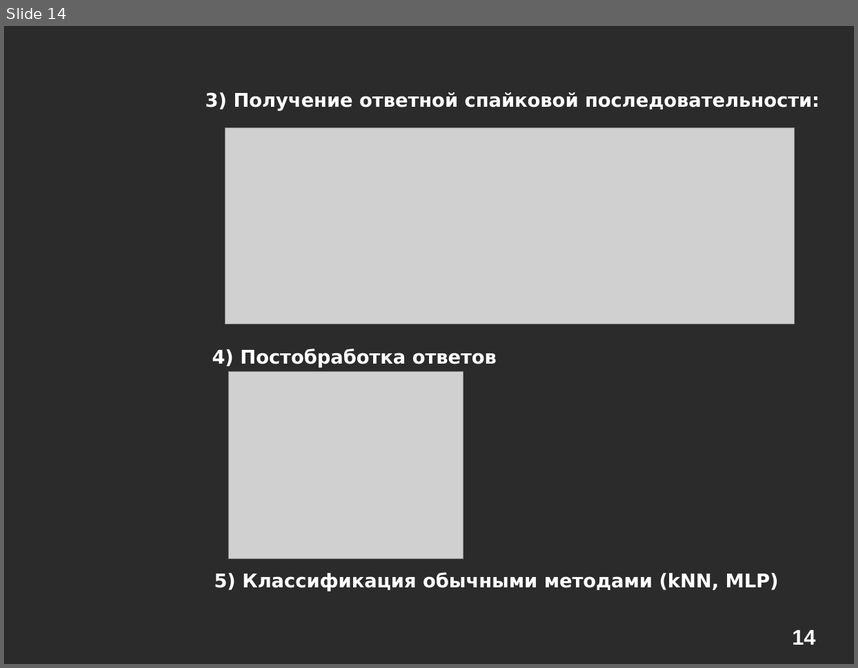
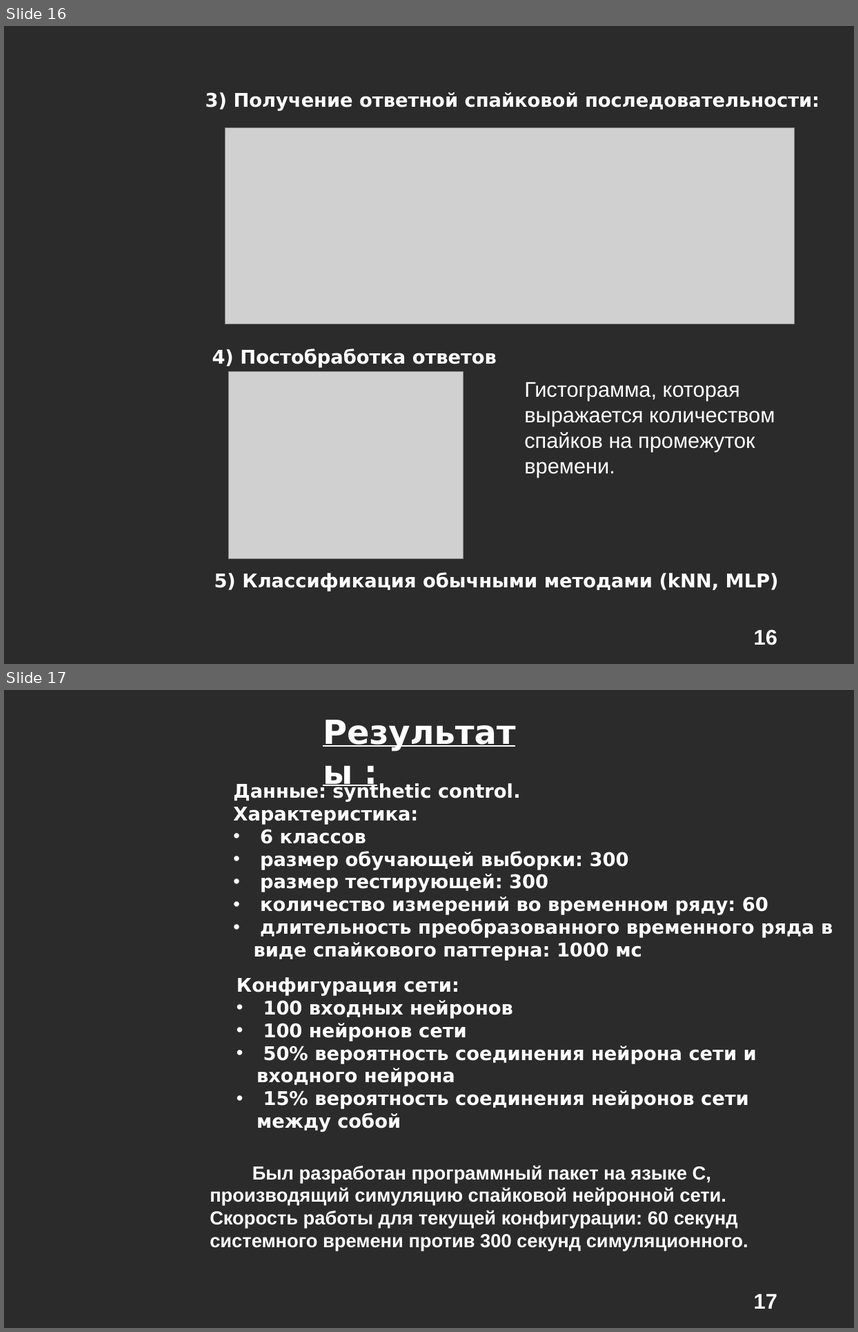
Before and after one commit to alexeyche/alexeyche-junk, a slide deck: cns/doc/conf.ppt. Shown one above the other, each under a label of ours: slide 14 before the commit, slides 16 and 17 after it. The pictures are 858x668 and 858x1332 pixels, drawn with LibreOffice and Linux fonts; fonts in the diff are those of the drawing; grey boxes stand for pictures; background and template pictures are left out; a plain dark background stands for a picture behind light text. Boxes give left, top, right and bottom in pixels: in the first picture for what was removed or moved away, otherwise in the second. Text is boxed around its words. In the diff, an @@ line names an element or a change of style, - is before the commit and + after.

```diff
--- a/cns/doc/conf.ppt
+++ b/cns/doc/conf.ppt
@@ slide 17 added at [4,690,854,1328], background picture (left out); not listed: 1 template element that a slide beside it also shows @@
@@ text added at [314,707,553,756], 28 pt, text #FFFFFF, bold, underline @@
+Результаты :
@@ text added at [233,782,833,960], 16 pt, text #FFFFFF, bold @@
+Данные: synthetic control.
+Характеристика:
+• 6 классов
+• размер обучающей выборки: 300
+• размер тестирующей: 300
+• количество измерений во временном ряду: 60
+• длительность преобразованного временного ряда в виде спайкового паттерна: 1000 мс
@@ text added at [237,977,757,1132], 16 pt, text #FFFFFF, bold @@
+Конфигурация сети:
+• 100 входных нейронов
+• 100 нейронов сети
+• 50% вероятность соединения нейрона сети и входного нейрона
+• 15% вероятность соединения нейронов сети между собой
@@ text added at [210,1165,749,1251], 16 pt, text #FFFFFF, bold @@
+Был разработан программный пакет на языке С, производящий симуляцию спайковой нейронной сети. Скорость работы для текущей конфигурации: 60 секунд системного времени против 300 секунд симуляционного.
@@ what was slide 14 is now slide 16 @@
@@ slide 16 changed as well @@
@@ text added at [524,381,775,477], 18 pt, text #FFFFFF @@
+Гистограмма, которая выражается количеством спайков на промежуток времени.
@@ page number added at [754,629,777,645], 18 pt, text #FFFFFF, bold @@
+16
@@ page number removed at [792,630,815,644] @@
-14
```
Also in this commit, not shown: 12 other slides changed, 4 other slides added, 2 slides removed.
